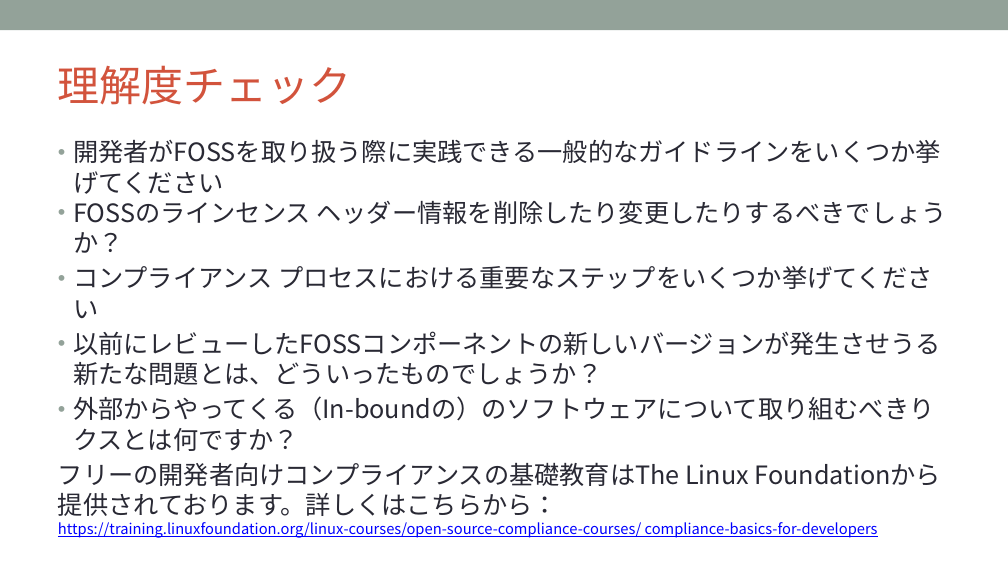
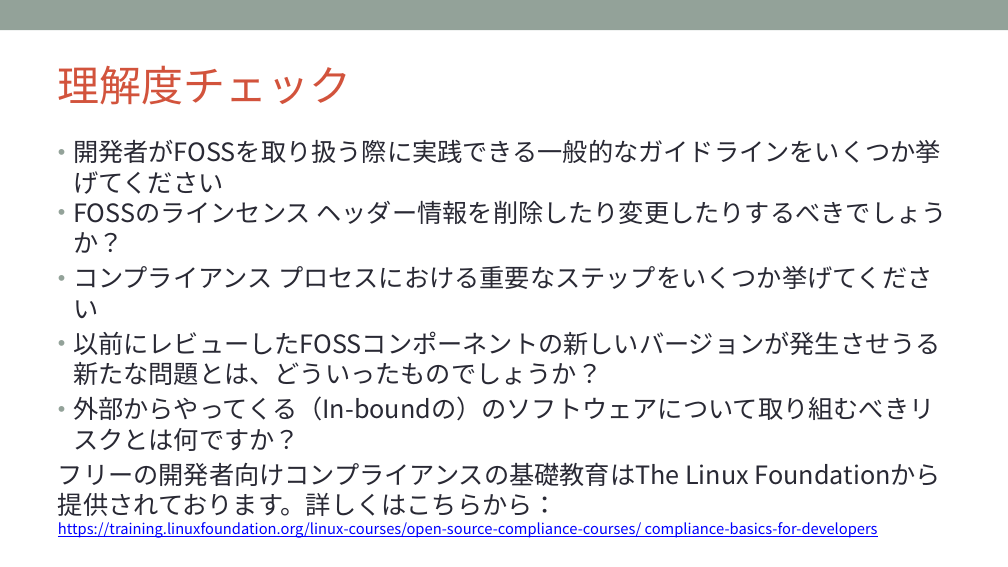
Before and after one commit to OpenChain-Project/Curriculum-Translation-JP, a slide deck: slide 85 of REVIEW/Version_for_v1.1/openchain-curriculum-for-1-1_JP_review_tani.pptx (slide 86 before the commit). Drawn at 1008x567 pixels with LibreOffice and Linux fonts; fonts in the diff are those of the drawing; background and template pictures are left out. Boxes give left, top, right and bottom in pixels: in the first picture for what was removed or moved away, otherwise in the second. Text is boxed around its words. In the diff, an @@ line names an element or a change of style, - is before the commit and + after.

```diff
--- a/REVIEW/Version_for_v1.1/openchain-curriculum-for-1-1_JP_review_tani.pptx
+++ b/REVIEW/Version_for_v1.1/openchain-curriculum-for-1-1_JP_review_tani.pptx
@@ text at (x1=73, y1=396, x2=934, y2=451): text changed @@
-• 外部からやってくる（In-boundの）のソフトウェアについて取り組むべきりクスとは何ですか？
+• 外部からやってくる（In-boundの）のソフトウェアについて取り組むべきリスクとは何ですか？
```
Also in this commit, not shown: 46 other slides changed, 2 slides removed.
